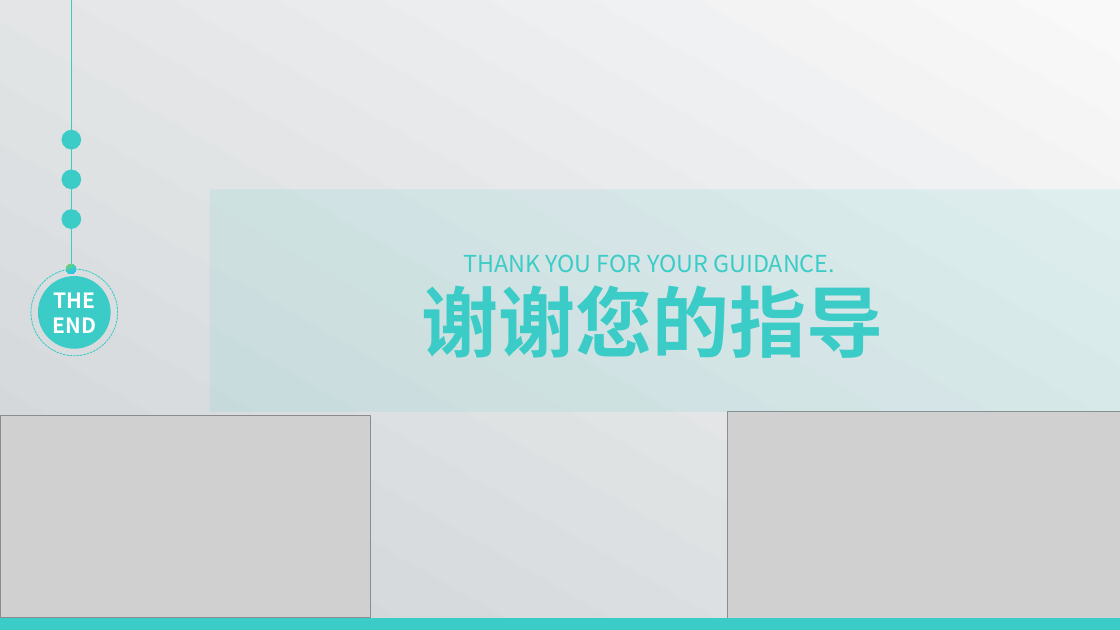
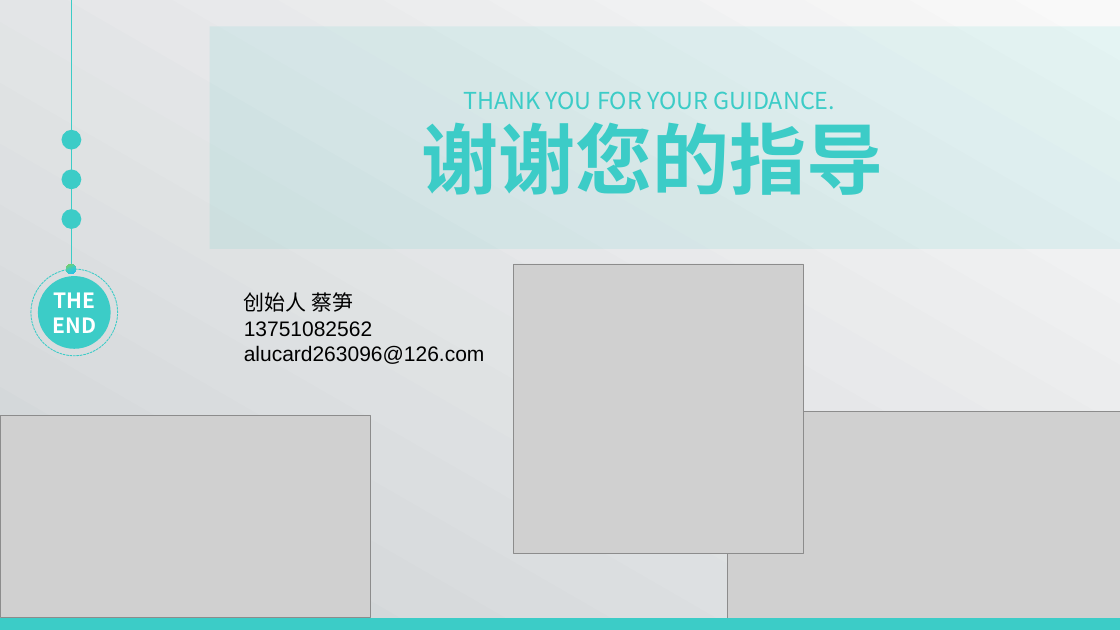
Before and after one commit to alucard263096/BP, a slide deck: slide 34 of 云易创云开发平台商业计划书.pptx. Drawn at 1120x630 pixels with LibreOffice and Linux fonts; fonts in the diff are those of the drawing; grey boxes stand for pictures. Boxes give left, top, right and bottom in pixels: in the first picture for what was removed or moved away, otherwise in the second. Text is boxed around its words. In the diff, an @@ line names an element or a change of style, - is before the commit and + after.

```diff
--- a/云易创云开发平台商业计划书.pptx
+++ b/云易创云开发平台商业计划书.pptx
@@ rectangle: place and size @@
-rectangle at [209,189,1120,411]
+rectangle at [209,26,1120,249]
@@ text "THANK YOU FOR YOUR GUIDANCE.": place and size @@
-text "THANK YOU FOR YOUR GUIDANCE." at [463,254,835,273]
+text "THANK YOU FOR YOUR GUIDANCE." at [463,91,835,110]
@@ text "谢谢您的指导": place and size @@
-text "谢谢您的指导" at [422,285,884,358]
+text "谢谢您的指导" at [422,122,884,195]
@@ picture added at [514,264,803,553] @@
@@ text added at [244,292,485,364], 18 pt, text #000000 @@
+创始人 蔡笋
+13751082562
+alucard263096@126.com
```
Also in this commit, not shown: 33 other slides changed.
